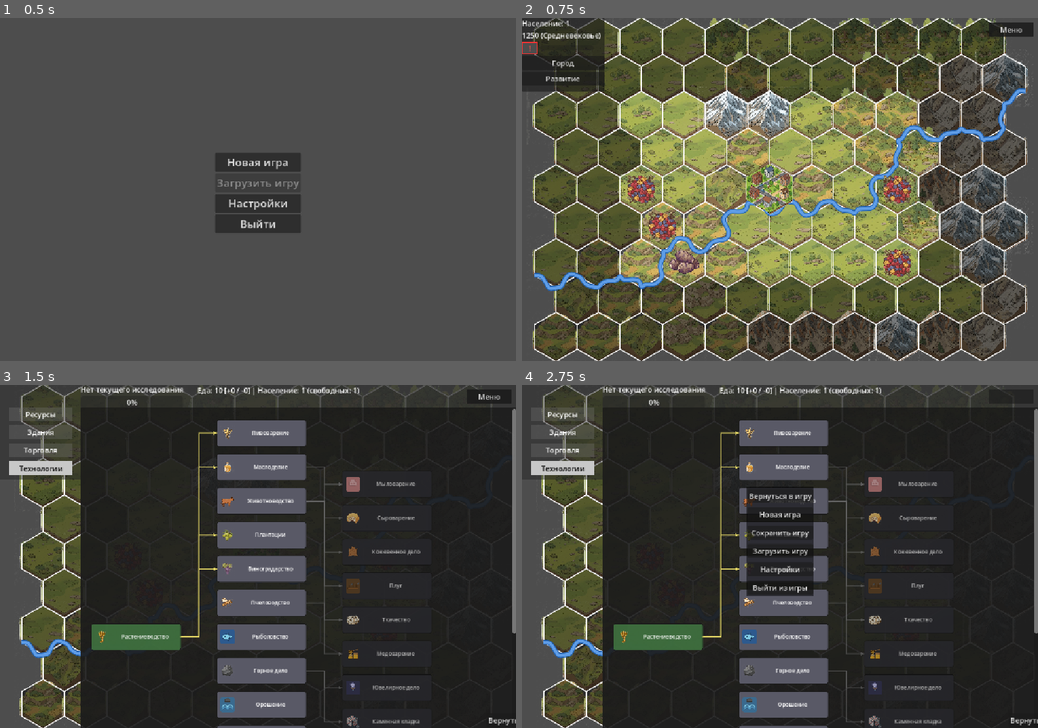
Above: before the commit, frames 1-4 (two rows, left to right).
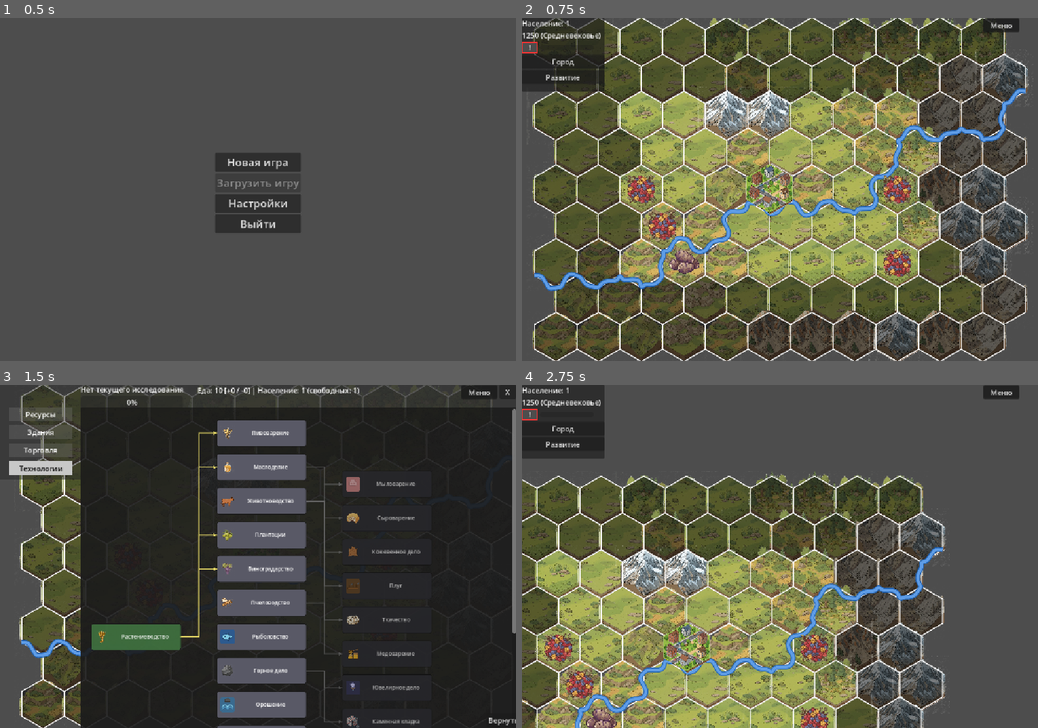
Above: after the commit, the same moments.

Repository: Night-Pryanik/The-City
Game: Godot game, scene res://scenes/main_menu.tscn
Two runs of this game, one before a commit and one after it. Both use one fixed random seed, a clock stepped at 60 frames per second and the inputs below.
Inputs (mouse positions are in pixels of both pictures, inside the frame that each line leads up to):
- Up to frame 1 (0.5 s): no input
- Up to frame 2 (0.75 s): click "Новая игра" at 0.5 s
- Up to frame 3 (1.5 s): click (10, 415) at 1.25 s
- Up to frame 4 (2.75 s): click (1027, 391) at 2 s, where only the run after the commit has a clickable "X"

Frame 1 is identical in both runs. In frame 2, 0.5% of the frame differs, in the area x 0-100%, y 0-20%; in frame 3, 0.2%; in frame 4, 90%, in the area x 0-100%, y 0-100%.

Commit message:
Различные правки интерфейса

Diff:
--- a/scenes/CityUI.tscn
+++ b/scenes/CityUI.tscn
@@ -105,7 +105,7 @@
 [node name="BuiltBuildingsList" type="VBoxContainer" parent="RightPanel/VBoxContainer" unique_id=1857158825]
 layout_mode = 2
 
-[node name="CloseButtonTop" type="Button" parent="RightPanel" unique_id=1190549711]
+[node name="CloseButtonTop" type="Button" parent="." unique_id=1190549711]
 layout_mode = 1
 anchors_preset = 1
 anchor_left = 1.0
--- a/scenes/MainMap.tscn
+++ b/scenes/MainMap.tscn
@@ -76,10 +76,10 @@
 anchors_preset = 1
 anchor_left = 1.0
 anchor_right = 1.0
-offset_left = -110.0
-offset_right = -10.0
-offset_top = 10.0
-offset_bottom = 42.0
+offset_left = -122.0
+offset_right = -42.0
+offset_top = 2.0
+offset_bottom = 30.0
 grow_horizontal = 0
 mouse_filter = 2
 
--- a/scripts/city_ui.gd
+++ b/scripts/city_ui.gd
@@ -13,7 +13,7 @@
 @onready var trade_tab_button = $LeftPanel/TradeTabButton
 @onready var technologies_tab_button = $LeftPanel/TechnologiesTabButton
 @onready var close_button = $BottomPanel/CloseButton
-@onready var close_button_top = $RightPanel/CloseButtonTop
+@onready var close_button_top = $CloseButtonTop
 
 # Верхняя панель
 @onready var top_food_label = $TopPanel/TopFoodLabel
@@ -50,6 +50,14 @@
     ui_helpers = load("res://scripts/ui_helpers.gd").new()
     ui_helpers.setup(self, message_label)
     add_child(ui_helpers)
+
+    # Кнопка закрытия в правом верхнем углу. CityUi имеет anchors_preset=0
+    # и размер 0×0 (как в оригинальной сцене), так что anchor_right=1.0 у
+    # кнопки не даёт привязку к правому краю viewport — позиционируем
+    # вручную. Также подписываемся на resize окна, чтобы при изменении
+    # размера окна кнопка оставалась в правом верхнем углу.
+    _position_close_button_top()
+    get_viewport().size_changed.connect(_position_close_button_top)
 
     resources_tab = load("res://scripts/resources_tab.gd").new()
     resources_tab.setup($ContentPanel/ResourcesPanel/ScrollContainer/ResourcesList, ui_helpers)
@@ -399,7 +407,7 @@
                 return
 
         var hit_panel = false
-        for panel in [$LeftPanel, $TopPanel, $RightPanel, $ContentPanel, $BottomPanel]:
+        for panel in [$LeftPanel, $TopPanel, $RightPanel, $ContentPanel, $BottomPanel, $CloseButtonTop]:
             if panel.get_global_rect().has_point(click_pos):
                 hit_panel = true
                 break
@@ -421,3 +429,17 @@
 
 func close_city():
     _close_ui()
+
+func _position_close_button_top() -> void:
+    # Закрепляет CloseButtonTop в правом верхнем углу viewport. Сделано
+    # вручную, потому что CityUi имеет anchors_preset=0 (размер 0×0) и
+    # anchor_right=1.0 у кнопки не дал бы привязки к краю экрана.
+    if close_button_top == null:
+        return
+    var w: float = get_viewport_rect().size.x
+    close_button_top.anchor_left = 0
+    close_button_top.anchor_top = 0
+    close_button_top.anchor_right = 0
+    close_button_top.anchor_bottom = 0
+    close_button_top.size = Vector2(37, 31)
+    close_button_top.position = Vector2(w - 37, 0)
--- a/scripts/main_map.gd
+++ b/scripts/main_map.gd
@@ -73,6 +73,8 @@
 var tech_popup: Control
 var research_hbox: HBoxContainer
 var research_button: Button
+var research_icon: TextureRect   # дочерний TextureRect внутри research_button
+var research_label: Label        # дочерний Label внутри research_button
 var research_progress_bar: ProgressBar
 var _last_research_hud_tech: String = ""
 
@@ -1237,7 +1239,40 @@
     research_button = Button.new()
     research_button.custom_minimum_size = Vector2(36, 24)
     research_button.size_flags_vertical = Control.SIZE_SHRINK_CENTER
-    research_button.text = "?"
+    research_button.text = ""
+    # Иконку кладём как дочерний TextureRect, а не через Button.icon.
+    # Причина: PNG 64×64 в кнопке 36×24 растягивается/вылезает, а в Godot
+    # 4.7 нет ни icon_scale, ни icon_max_width, ни нормального способа
+    # ограничить размер Button.icon. Свой TextureRect с custom_minimum_size
+    # = 24×24 решает проблему раз и навсегда.
+    var inner = HBoxContainer.new()
+    inner.name = "InnerBox"
+    inner.set_anchors_preset(Control.PRESET_FULL_RECT)
+    inner.alignment = BoxContainer.ALIGNMENT_CENTER
+    inner.add_theme_constant_override("separation", 2)
+    inner.mouse_filter = Control.MOUSE_FILTER_IGNORE
+    research_button.add_child(inner)
+
+    research_icon = TextureRect.new()
+    research_icon.name = "TechIcon"
+    research_icon.custom_minimum_size = Vector2(24, 24)
+    research_icon.expand_mode = TextureRect.EXPAND_IGNORE_SIZE
+    research_icon.stretch_mode = TextureRect.STRETCH_KEEP_ASPECT_CENTERED
+    research_icon.size_flags_vertical = Control.SIZE_SHRINK_CENTER
+    research_icon.mouse_filter = Control.MOUSE_FILTER_IGNORE
+    research_icon.visible = false
+    inner.add_child(research_icon)
+
+    research_label = Label.new()
+    research_label.name = "TechLabel"
+    research_label.text = "?"
+    research_label.horizontal_alignment = HORIZONTAL_ALIGNMENT_CENTER
+    research_label.vertical_alignment = VERTICAL_ALIGNMENT_CENTER
+    research_label.size_flags_horizontal = Control.SIZE_EXPAND_FILL
+    research_label.size_flags_vertical = Control.SIZE_EXPAND_FILL
+    research_label.mouse_filter = Control.MOUSE_FILTER_IGNORE
+    inner.add_child(research_label)
+
     research_button.tooltip_text = "Выберите технологию для изучения"
     research_button.pressed.connect(_on_research_hud_button_pressed)
     research_hbox.add_child(research_button)
@@ -1263,7 +1298,12 @@
     var tech_id = CityData.current_research_tech_id
     if tech_id == "":
         # Ничего не изучается — привлекаем внимание красным.
-        research_button.text = "!"
+        # Иконку обязательно прячем, иначе старая технология торчит на кнопке.
+        if research_icon:
+            research_icon.visible = false
+            research_icon.texture = null
+        if research_label:
+            research_label.text = "!"
         research_button.tooltip_text = "Никакая технология не изучается. Нажмите, чтобы выбрать технологию"
         research_progress_bar.value = 0.0
         research_progress_bar.modulate = Color(1, 1, 1, 1)
@@ -1279,23 +1319,39 @@
             break
     if tech_data:
         research_button.tooltip_text = "Изучается: %s" % tech_data.get("name", tech_id)
-        var icon_name = tech_data.get("icon", "")
-        if icon_name != "":
-            research_button.text = ""
-            research_button.icon = null
+        var icon_name: String = tech_data.get("icon", "")
+        if icon_name != "" and research_icon:
             var path = map_renderer.get_icon_path(icon_name)
             if path != "":
                 var tex = load(path)
                 if tex:
-                    research_button.icon = tex
-                    research_button.icon_alignment = HORIZONTAL_ALIGNMENT_CENTER
+                    research_icon.texture = tex
+                    research_icon.visible = true
+                    # Скрываем Label, чтобы HBox не резервировал под него
+                    # место. Иначе иконка «прилипает» к левому краю кнопки,
+                    # а справа — пустая область под скрытый label.
+                    if research_label:
+                        research_label.visible = false
+                else:
+                    research_icon.visible = false
+                    if research_label:
+                        research_label.visible = true
+                        research_label.text = "?"
             else:
-                research_button.text = "?"
+                research_icon.visible = false
+                if research_label:
+                    research_label.visible = true
+                    research_label.text = "?"
         else:
-            research_button.text = "?"
-            research_button.icon = null
+            if research_icon:
+                research_icon.visible = false
+            if research_label:
+                research_label.text = "?"
     else:
-        research_button.text = "?"
+        if research_icon:
+            research_icon.visible = false
+        if research_label:
+            research_label.text = "?"
         research_button.tooltip_text = "Изучается технология"
     _apply_research_button_warning(false)
 
--- a/scripts/tech_popup.gd
+++ b/scripts/tech_popup.gd
@@ -13,6 +13,7 @@
 var description_label: Label
 var flavor_label: Label
 var resources_label: Label
+var techs_btn: Button   # «Перейти к списку технологий» — скрываем, если игрок уже там
 
 signal go_to_technologies()
 
@@ -31,7 +32,11 @@
     add_child(center)
 
     panel = Panel.new()
-    panel.custom_minimum_size = Vector2(560, 420)
+    # Размеры — min. Panel вырастет по высоте, если контента много,
+    # но никогда не сожмётся меньше этих значений. Ставим 560×520 вместо
+    # 560×420, чтобы окно по умолчанию было чуть выше и вмещало типичный
+    # длинный flavor-text без скролла.
+    panel.custom_minimum_size = Vector2(560, 520)
     var style = StyleBoxFlat.new()
     style.bg_color = Color(0.13, 0.13, 0.13, 1.0)
     style.set_border_width_all(2)
@@ -54,36 +59,54 @@
     title_label.add_theme_color_override("font_color", Color(0.6, 1.0, 0.6))
     vbox.add_child(title_label)
 
+    # Длинный текст (description + flavor + resources) заворачиваем в
+    # ScrollContainer с size_flags_vertical = EXPAND_FILL: он займёт всё
+    # свободное место между заголовком и кнопками, а если контента больше,
+    # чем помещается — появится вертикальный скролл внутри. Кнопки при
+    # этом всегда прижаты к низу и не вылазят.
+    var scroll = ScrollContainer.new()
+    scroll.size_flags_vertical = Control.SIZE_EXPAND_FILL
+    scroll.horizontal_scroll_mode = ScrollContainer.SCROLL_MODE_DISABLED
+    scroll.vertical_scroll_mode = ScrollContainer.SCROLL_MODE_AUTO
+    vbox.add_child(scroll)
+
+    var scroll_body = VBoxContainer.new()
+    scroll_body.size_flags_horizontal = Control.SIZE_EXPAND_FILL
+    scroll_body.add_theme_constant_override("separation", 10)
+    scroll.add_child(scroll_body)
+
     var desc_title = Label.new()
     desc_title.text = "Что даёт технология:"
     desc_title.add_theme_color_override("font_color", Color(0.8, 0.8, 0.8))
-    vbox.add_child(desc_title)
+    scroll_body.add_child(desc_title)
 
     description_label = Label.new()
     description_label.autowrap_mode = TextServer.AUTOWRAP_WORD_SMART
-    description_label.size_flags_vertical = Control.SIZE_EXPAND_FILL
-    vbox.add_child(description_label)
+    description_label.size_flags_horizontal = Control.SIZE_EXPAND_FILL
+    scroll_body.add_child(description_label)
 
     var flavor_title = Label.new()
     flavor_title.text = "Историческая справка:"
     flavor_title.add_theme_color_override("font_color", Color(0.8, 0.8, 0.8))
-    vbox.add_child(flavor_title)
+    scroll_body.add_child(flavor_title)
 
     flavor_label = Label.new()
     flavor_label.autowrap_mode = TextServer.AUTOWRAP_WORD_SMART
     flavor_label.add_theme_color_override("font_color", Color(0.7, 0.7, 0.7))
-    vbox.add_child(flavor_label)
+    flavor_label.size_flags_horizontal = Control.SIZE_EXPAND_FILL
+    scroll_body.add_child(flavor_label)
 
     # Секция «Найденные ресурсы» (заполняется после изучения технологии).
     var res_title = Label.new()
     res_title.text = "Разведка региона:"
     res_title.add_theme_color_override("font_color", Color(0.8, 0.8, 0.8))
-    vbox.add_child(res_title)
+    scroll_body.add_child(res_title)
 
     resources_label = Label.new()
     resources_label.autowrap_mode = TextServer.AUTOWRAP_WORD_SMART
     resources_label.add_theme_color_override("font_color", Color(0.9, 0.9, 0.5))
-    vbox.add_child(resources_label)
+    resources_label.size_flags_horizontal = Control.SIZE_EXPAND_FILL
+    scroll_body.add_child(resources_label)
 
     var buttons = HBoxContainer.new()
     buttons.alignment = BoxContainer.ALIGNMENT_CENTER
@@ -96,7 +119,8 @@
     ok_btn.pressed.connect(_on_ok_pressed)
     buttons.add_child(ok_btn)
 
-    var techs_btn = Button.new()
+    var techs_btn_local = Button.new()
+    techs_btn = techs_btn_local  # сохраняем ссылку для условного скрытия
     techs_btn.text = "Перейти к списку технологий"
     techs_btn.custom_minimum_size = Vector2(260, 36)
     techs_btn.pressed.connect(_on_techs_pressed)
@@ -119,6 +143,16 @@
         resources_label.text = "Новые ресурсы не обнаружены."
     else:
         resources_label.text = "\n".join(found_resources)
+
+    # Если игрок уже на вкладке Технологии — кнопка «Перейти к списку
+    # технологий» бессмысленна, прячем её.
+    if techs_btn:
+        var main_map = get_tree().root.find_child("MainMap", true, false)
+        var already_on_tab: bool = false
+        if main_map and main_map.city_ui and main_map.city_ui.visible \
+                and main_map.city_ui.active_tab == "technologies":
+            already_on_tab = true
+        techs_btn.visible = not already_on_tab
 
     # Задаём размер корневого Control = размер viewport, чтобы оверлей покрывал всё
     var vp_size = get_viewport_rect().size
